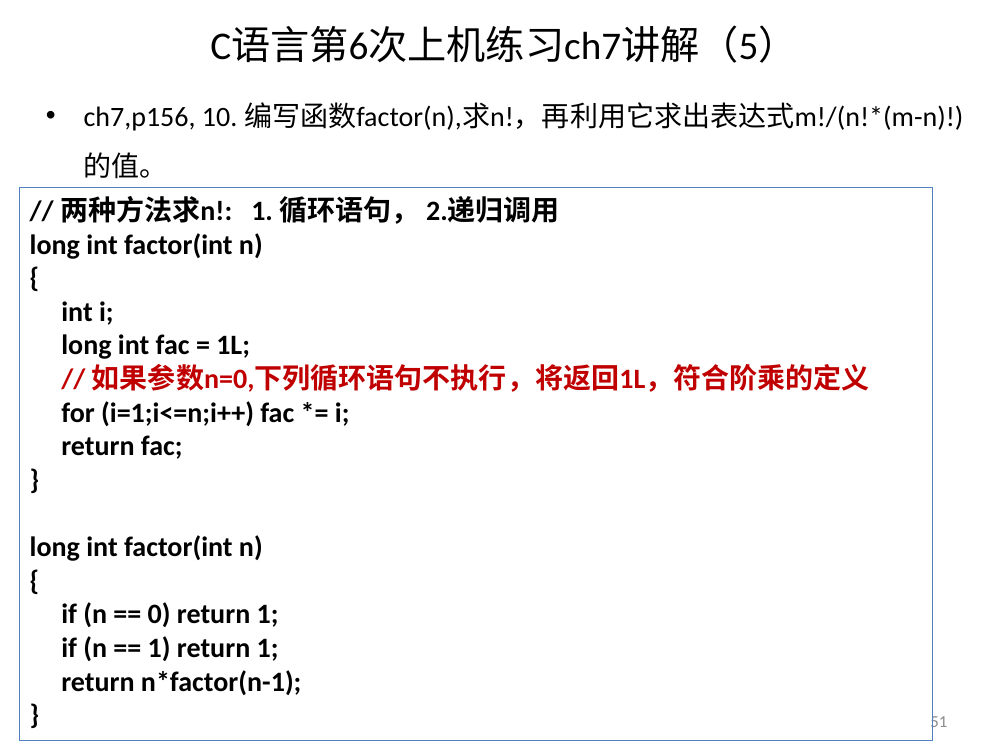
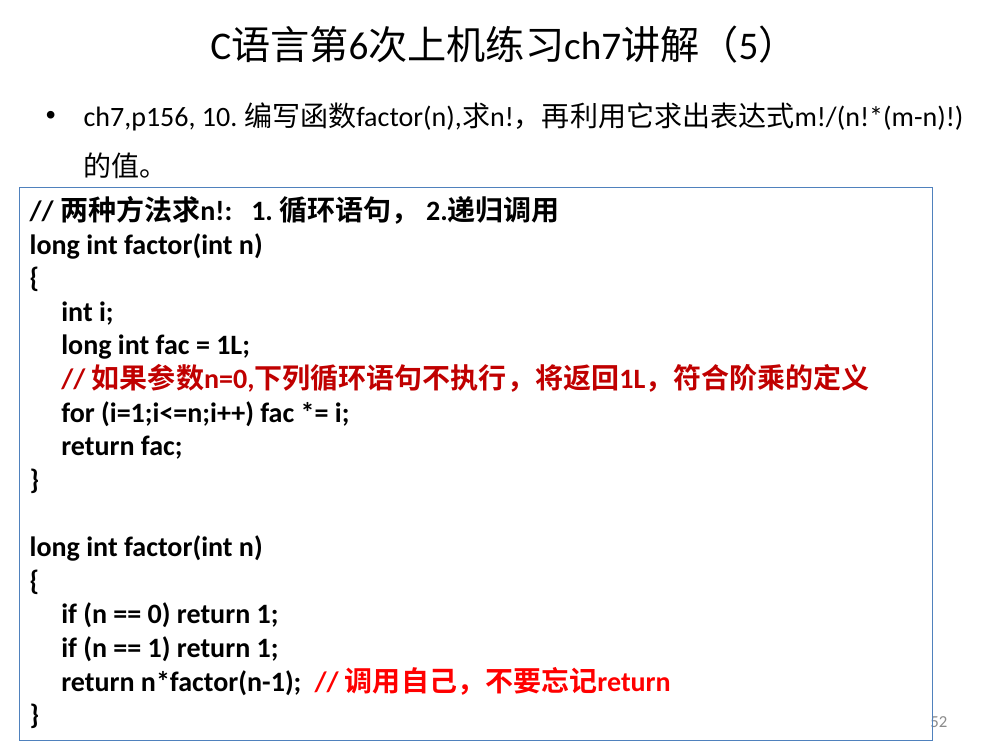
Before and after one commit to jtrfid/C-Repositories, a slide deck: slide 52 of 2016/上机安排.pptx (slide 51 before the commit). Drawn at 1008x756 pixels with LibreOffice and Linux fonts; fonts in the diff are those of the drawing. Boxes give left, top, right and bottom in pixels: in the first picture for what was removed or moved away, otherwise in the second. Text is boxed around its words. In the diff, an @@ line names an element or a change of style, - is before the commit and + after.

```diff
--- a/2016/上机安排.pptx
+++ b/2016/上机安排.pptx
@@ text in rectangle at [61, 667, 671, 695]: text changed @@
-return n*factor(n-1);
+return n*factor(n-1); // 调用自己，不要忘记return
@@ page number at [930, 714, 947, 732]: text changed @@
-51
+52
```
Also in this commit, not shown: 4 other slides changed, 3 slides added, 12 other files.
